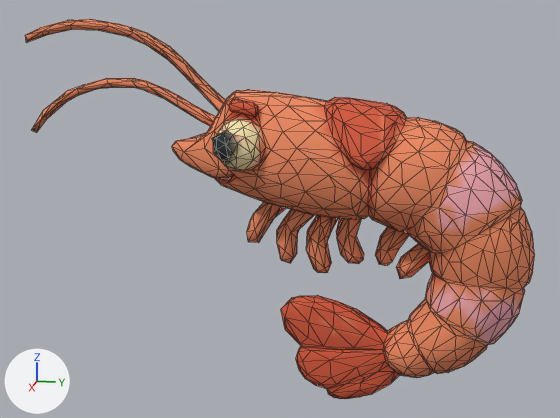
The glTF model public/models/fish-shrimp.glb, before and after one commit.
Rendered twice from a camera (50 mm lens) standing at (1.457, 0.308, 0.379) and looking at (-0.006, 0.015, 0.013). The axes (+X, +Y, +Z) are drawn at lower left. The lights are the same throughout. The picture after the commit comes second. Mesh edges are drawn as thin lines. Where no turn or scale is listed for an object, it has been applied to the vertices. Vertices at exactly the same position are counted once.

The first picture shows 'tripo_node_e2ff1c4a-2b4d-4f41-ac9f-6712350c8711'.
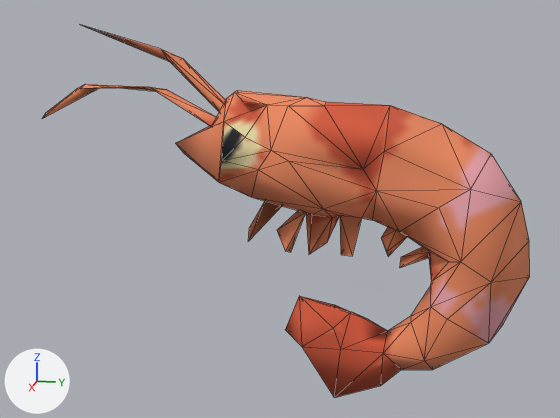
Where the newer file only moved an object's origin or applied its transform, the numbers keep the older frame.

What differs and where, as boxes (x1, y1, x2, y2) in the pictures (560 x 418 px):
'tripo_node_e2ff1c4a-2b4d-4f41-ac9f-6712350c8711', reshaped: before (26, 19, 534, 399); after (42, 25, 530, 398)
part 1 of me_tripo_mesh_e2ff1c4a_2b4d_4f41_ac9f_6712350c8711, deleted (orange): before (26, 19, 534, 399)

Patch to the scene script:
```diff
--- a/public/models/fish-shrimp.glb.py
+++ b/public/models/fish-shrimp.glb.py
@@ me_tripo_mesh_e2ff1c4a_2b4d_4f41_ac9f_6712350c8711 @@
 # used by ob_tripo_node_e2ff1c4a_2b4d_4f41_ac9f_6712350c8711; location = (0.0, 0.0, 0.0)
-me_tripo_mesh_e2ff1c4a_2b4d_4f41_ac9f_6712350c8711.from_pydata(...)  # 1181 vertices, 2358 faces; spans x -0.129..0.129, y -0.5..0.5, z -0.378..0.378
+me_tripo_mesh_e2ff1c4a_2b4d_4f41_ac9f_6712350c8711.from_pydata(...)  # 151 vertices, 297 faces; spans x -0.123..0.117, y -0.473..0.497, z -0.377..0.368
+# me_tripo_mesh_e2ff1c4a_2b4d_4f41_ac9f_6712350c8711 part 1: 1030 vertices removed from x -0.129..0.129, y -0.5..0.5, z -0.378..0.378
 me_tripo_mesh_e2ff1c4a_2b4d_4f41_ac9f_6712350c8711.materials.append(mat_tripo_material_e2ff1c4a_2b4d_4f41_ac9f_6712350c8711)
```
